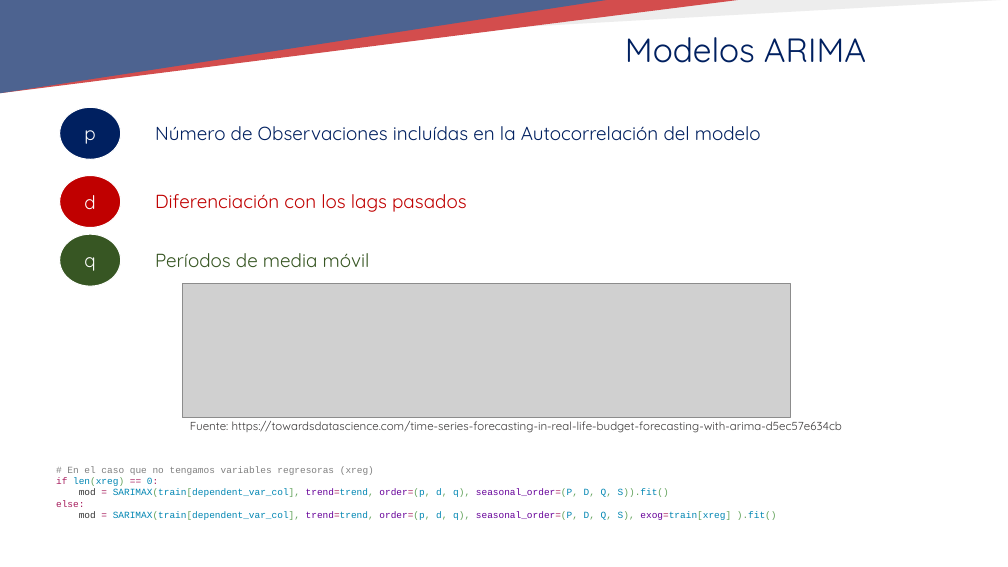
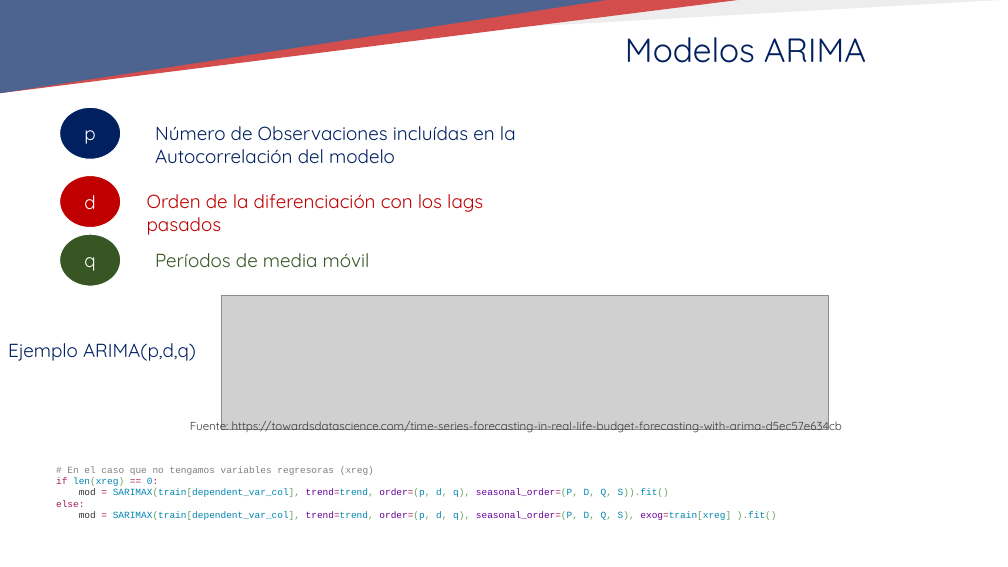
Before and after one commit to TeresaLS/timeseries_lab, a slide deck: slide 24 of 03_BASIC_MODELLING/03_BASIC_MODELLING.pptx. Drawn at 1008x567 pixels with LibreOffice and Linux fonts; fonts in the diff are those of the drawing; grey boxes stand for pictures; background and template pictures are left out. Boxes give left, top, right and bottom in pixels: in the first picture for what was removed or moved away, otherwise in the second. Text is boxed around its words. In the diff, an @@ line names an element or a change of style, - is before the commit and + after.

```diff
--- a/03_BASIC_MODELLING/03_BASIC_MODELLING.pptx
+++ b/03_BASIC_MODELLING/03_BASIC_MODELLING.pptx
@@ text "Número de Observaciones incluídas en ..." rewrapped from (155,126,761,141) to (155,126,516,164) @@
@@ text at (147,194,483,235): text changed @@
-Diferenciación con los lags pasados
+Orden de la diferenciación con los lags pasados
@@ picture: place and size @@
-picture at (182,284,790,418)
+picture at (222,296,830,430)
@@ text added at (8,343,196,361), 18 pt, text #002060 @@
+Ejemplo ARIMA(p,d,q)
```
Also in this commit, not shown: 2 other slides changed, 1 slide added, 37 other files.
